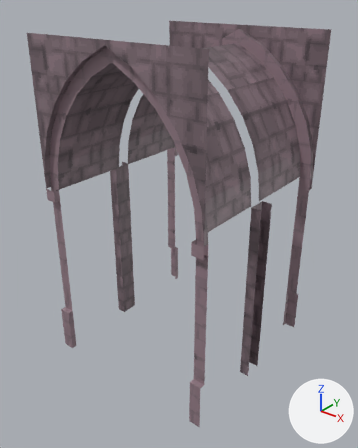
Two versions of the glTF model assets/models/door_frame_normal_c.glb, one commit apart.
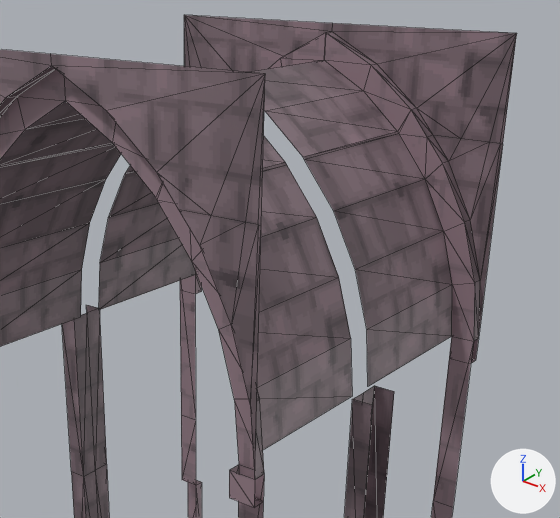
There are two pictures of each version: one whole from a 50 mm lens placed at (3.03, -3.86, 3.9), pointed at (0.02, -0.1, 1.57), one close up on the part from 22% to 98% of the width and 3% to 59% of the height. Every picture has the same lights, and +X, +Y and +Z are marked at lower right. The last two pictures show the newer version. The close-ups show mesh edges as thin lines. Vertices at exactly the same position are counted once.

Script lines for the objects in view, before the commit:
```python
me_portal_back = bpy.data.meshes.new('portal_back')
me_portal_back.from_pydata(...)  # 119 vertices, 162 faces; spans x -1.0..1.0, y 0.0..1.0, z 0.0..3.5
me_portal_back.materials.append(mat_door_frame_normal_c)  # picture img_door_frame_normal_c
me_portal_front = bpy.data.meshes.new('portal_front')
me_portal_front.from_pydata(...)  # 119 vertices, 162 faces; spans x -1.0..1.0, y -1.0..0.0, z 0.0..3.5
me_portal_front.materials.append(mat_door_frame_normal_c)  # picture img_door_frame_normal_c
ob_portal_back = bpy.data.objects.new('portal_back', me_portal_back)
ob_portal_back.location = (0.0, 0.0, 0.0)
ob_portal_front = bpy.data.objects.new('portal_front', me_portal_front)
ob_portal_front.location = (0.0, 0.0, 0.0)
```
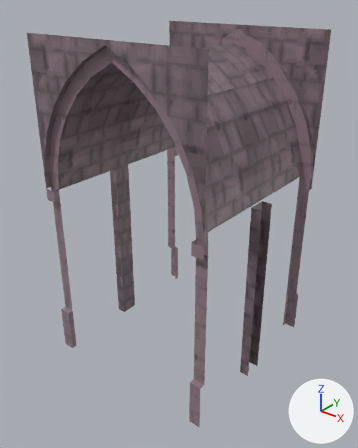
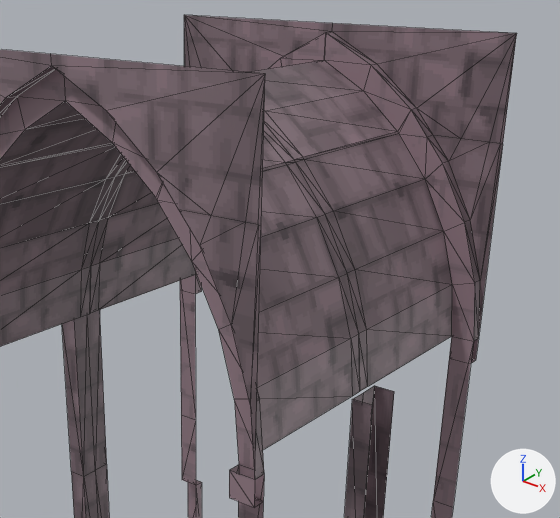
Edits to the bpy script that builds the scene:
```text
Change me_portal_back:
    used by ob_portal_back; location = (0.0, 0.0, 0.0)
    remove me_portal_back.from_pydata(...)  # 119 vertices, 162 faces; spans x -1.0..1.0, y 0.0..1.0, z 0.0..3.5
    add me_portal_back.from_pydata(...)  # 135 vertices, 190 faces; spans x -1.0..1.0, y 0.0..1.0, z 0.0..3.5
    me_portal_back part 1
    16 new vertices lie (0.0, -0.07, 0.0) away from vertices in x -0.88..0.88, y 0.07, z 2.0..3.32
    28 new faces join them
Change me_portal_front:
    used by ob_portal_front; location = (0.0, 0.0, 0.0)
    remove me_portal_front.from_pydata(...)  # 119 vertices, 162 faces; spans x -1.0..1.0, y -1.0..0.0, z 0.0..3.5
    add me_portal_front.from_pydata(...)  # 135 vertices, 190 faces; spans x -1.0..1.0, y -1.0..0.0, z 0.0..3.5
    me_portal_front part 2
    16 new vertices lie (0.0, 0.07, 0.0) away from vertices in x -0.88..0.88, y -0.07, z 2.0..3.32
    28 new faces join them
```

Location of each change, [x1, y1, x2, y2] in pixels of the close-ups (560 x 518 px):
'portal_back', reshaped
    before: [86, 15, 517, 518]
    after: [87, 15, 517, 518]
part 1 of me_portal_back, added
    after: [90, 111, 368, 391]
part 2 of me_portal_front, added
    after: [81, 124, 360, 396]
